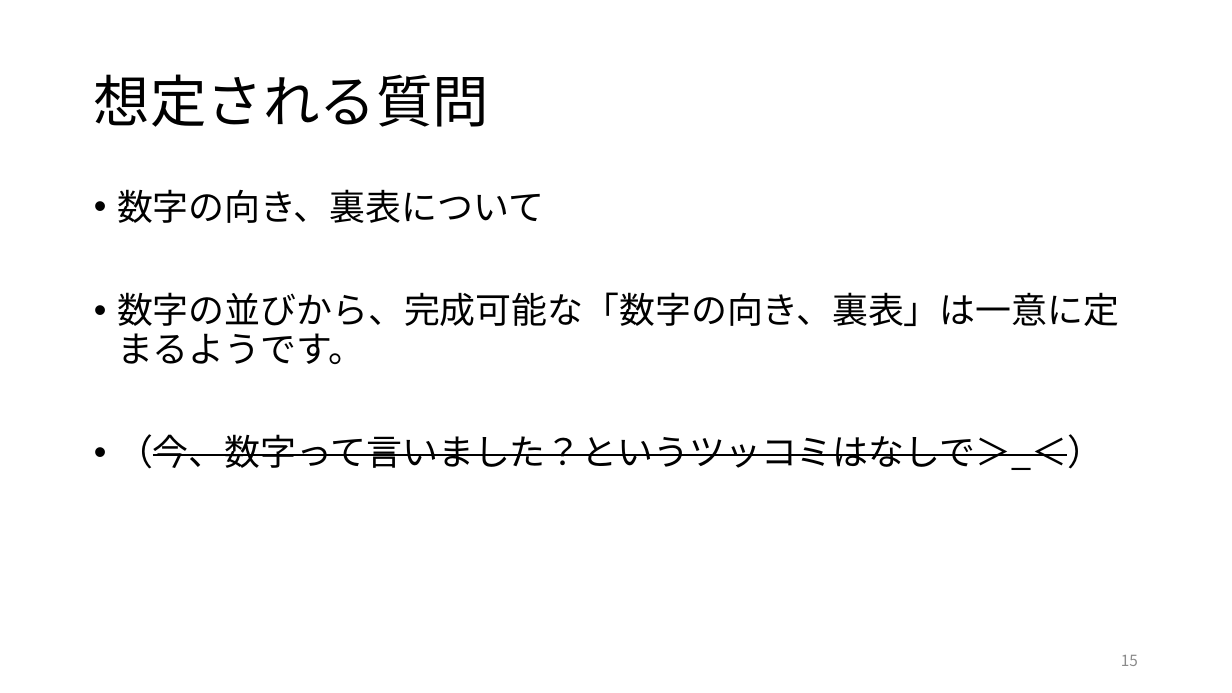
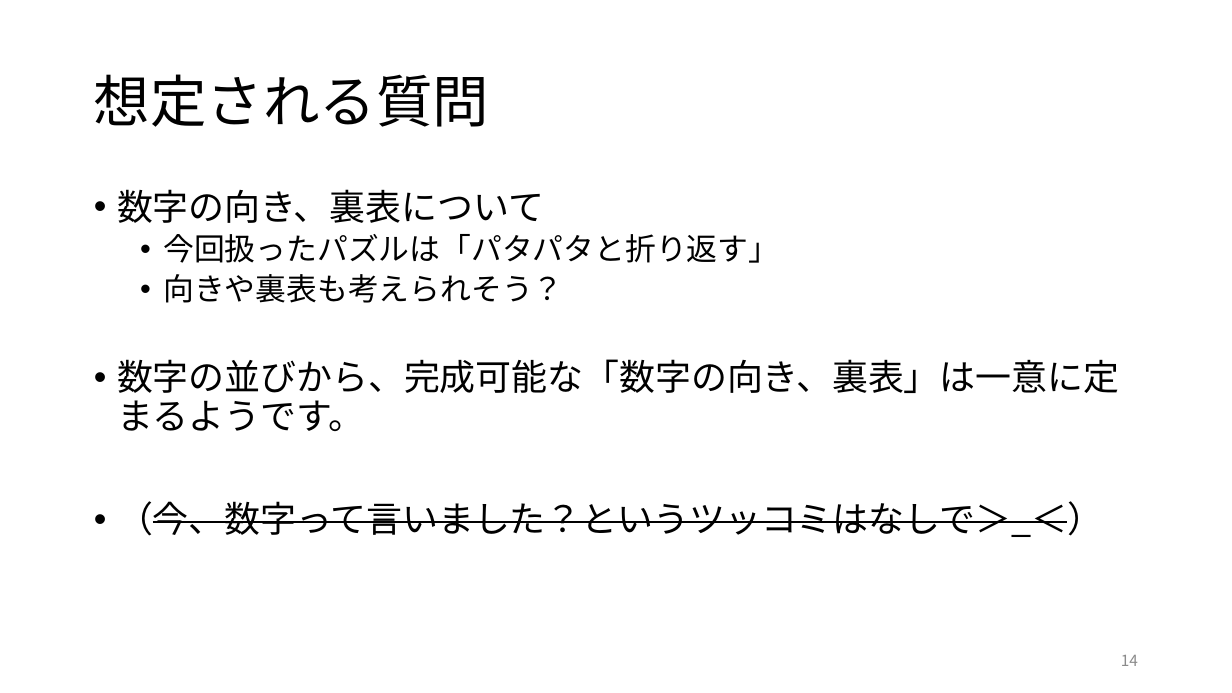
Before and after one commit to j1211/Sliding-Blocks-Piramid, a slide deck: slide 14 of 三角格子パズル全列挙.pptx (slide 15 before the commit). Drawn at 1232x693 pixels with LibreOffice and Linux fonts; fonts in the diff are those of the drawing. Boxes give left, top, right and bottom in pixels: in the first picture for what was removed or moved away, otherwise in the second. Text is boxed around its words. In the diff, an @@ line names an element or a change of style, - is before the commit and + after.

```diff
--- a/三角格子パズル全列挙.pptx
+++ b/三角格子パズル全列挙.pptx
@@ text at box(163, 234, 779, 303): paragraphs added @@
+  • 今回扱ったパズルは「パタパタと折り返す」
+  • 向きや裏表も考えられそう？
@@ page number at box(1121, 655, 1138, 666): text changed @@
-15
+14
```
Also in this commit, not shown: 3 other slides changed, 1 slide removed.
